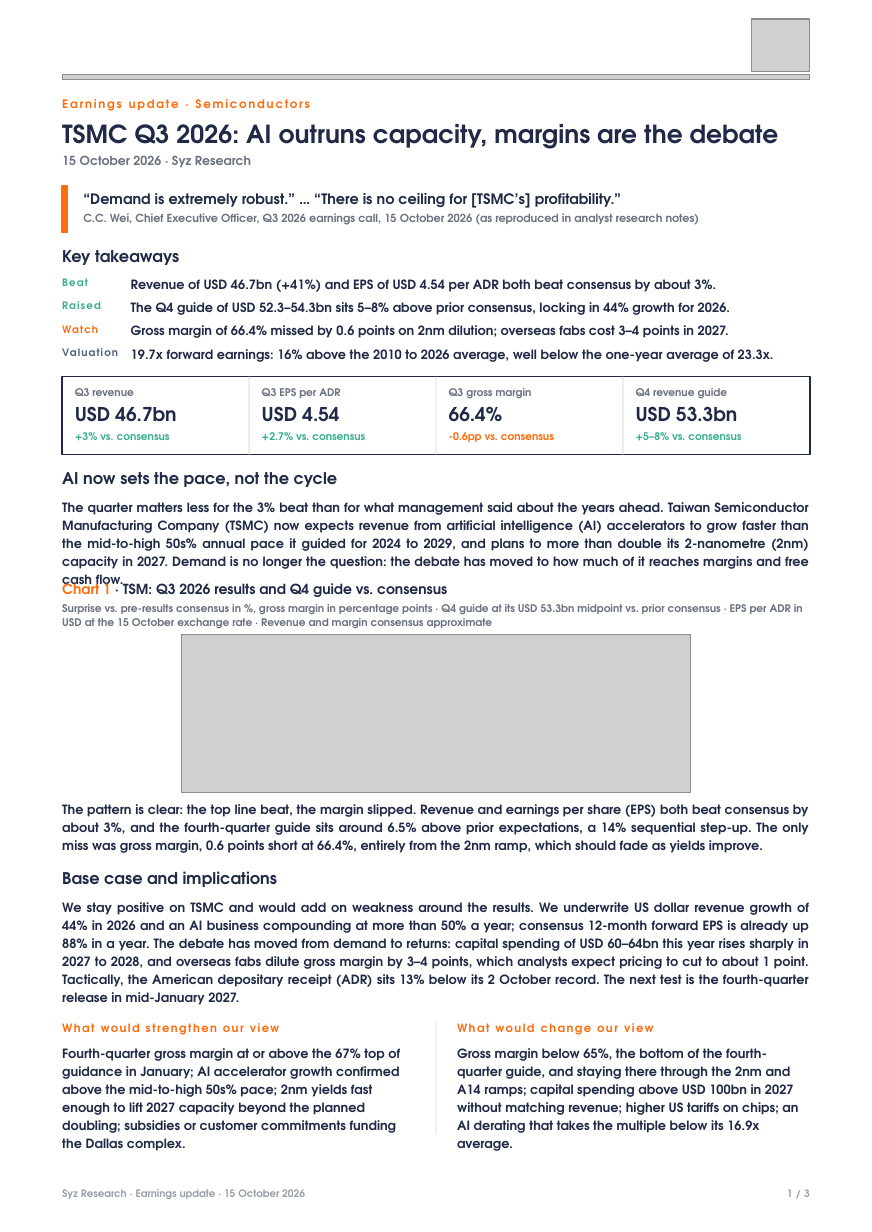
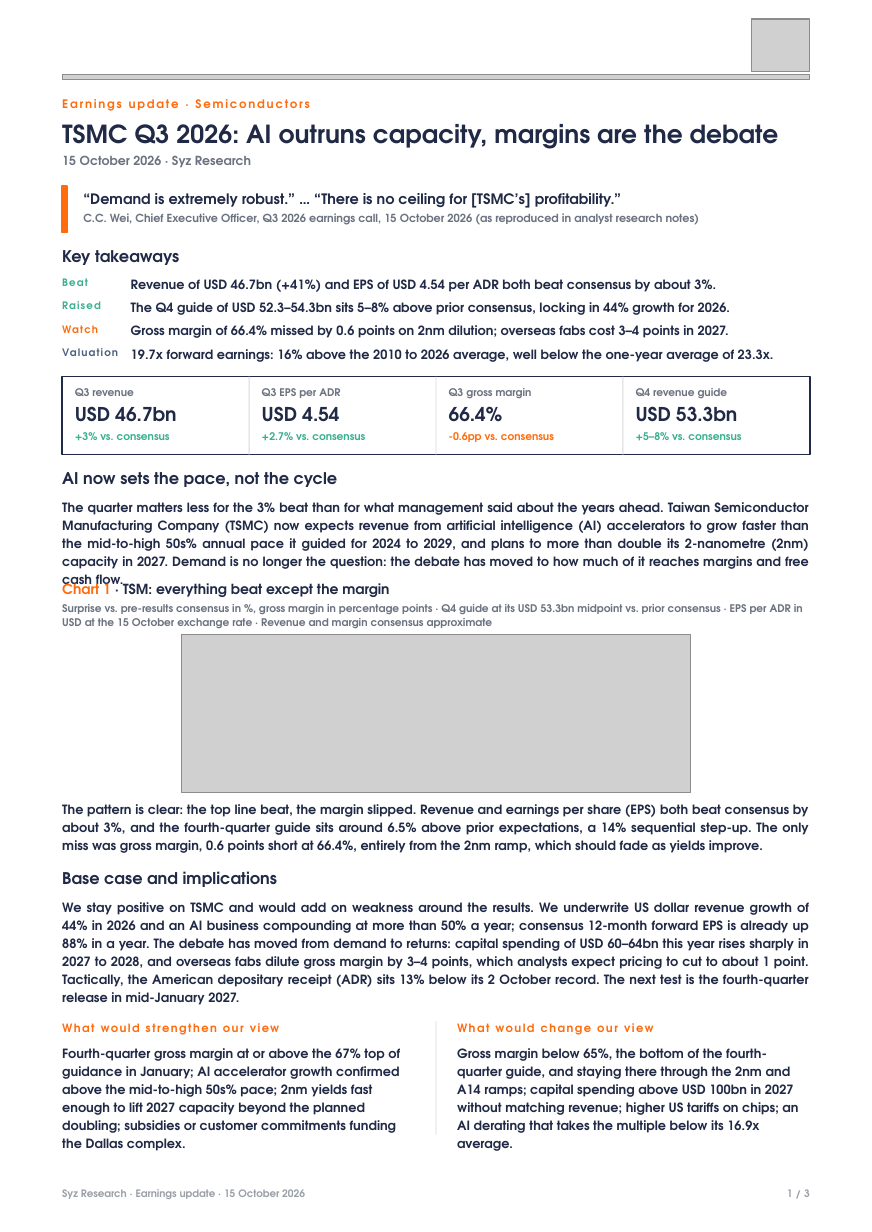
Before and after one commit to jb-db05/syz-earnings, a slide deck: slide 1 of reports/TSM_Q3_2026/Earnings_Update_TSM_Q32026.pptx. Drawn at 872x1232 pixels with LibreOffice and Linux fonts; fonts in the diff are those of the drawing; grey boxes stand for pictures. Boxes give left, top, right and bottom in pixels: in the first picture for what was removed or moved away, otherwise in the second. Text is boxed around its words. In the diff, an @@ line names an element or a change of style, - is before the commit and + after.

```diff
--- a/reports/TSM_Q3_2026/Earnings_Update_TSM_Q32026.pptx
+++ b/reports/TSM_Q3_2026/Earnings_Update_TSM_Q32026.pptx
@@ text at (x1=62, y1=579, x2=389, y2=597): text changed @@
-Chart 1 · TSM: Q3 2026 results and Q4 guide vs. consensus
+Chart 1 · TSM: everything beat except the margin
```
Also in this commit, not shown: 5 other files.
